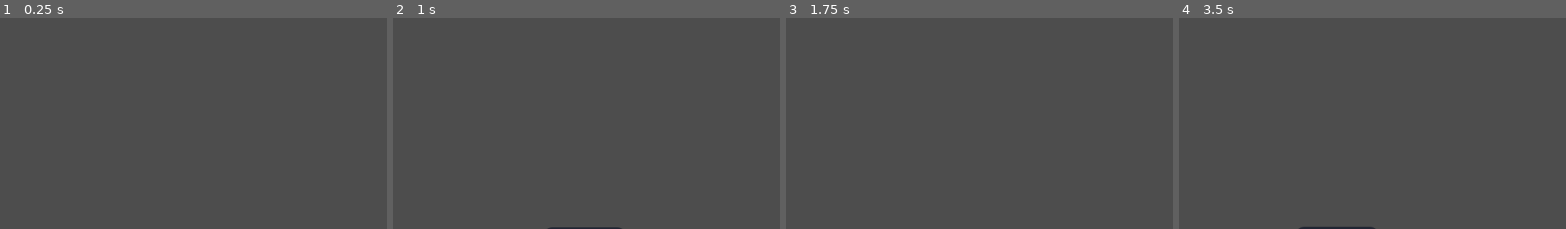
Above: before the commit, frames 1-4 (left to right).
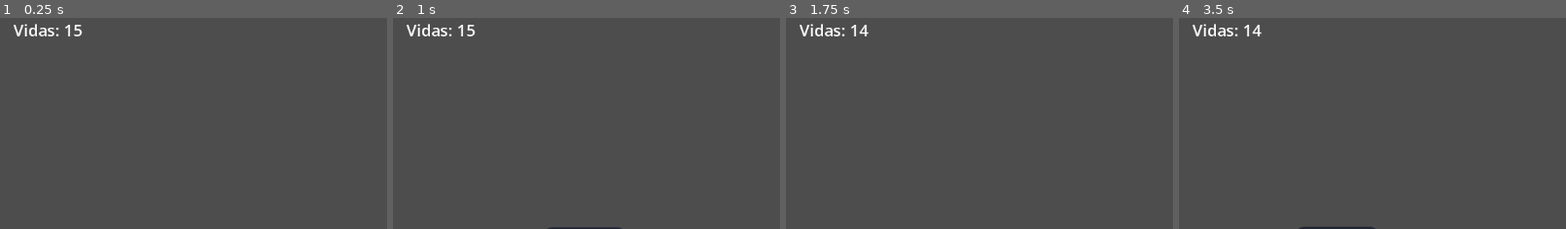
Above: after the commit, the same moments.

Repository: kauemsilva/ECO-Troll
Game: Godot game, scene res://fase_1.tscn
Same seed, same stepped clock (60 frames per second), same inputs: the game is played once before the commit and once after it. The engine's default icon, where the game draws it, is replaced by a stand-in: a white triangle on a blue panel in a dark square.
Inputs:
- Up to frame 1 (0.25 s): no input
- Up to frame 2 (1 s): tap Enter (ui_accept) at 0.5, 0.77 s; hold Right (ui_right) from 0.53 s (still down)
- Up to frame 3 (1.75 s): keep holding Right (ui_right); tap Enter (ui_accept) at 1.52 s
- Up to frame 4 (3.5 s): release Right (ui_right) at 2.03 s; hold Left (ui_left) 2.03-2.78 s; hold Right (ui_right) from 2.78 s (still down); tap Enter (ui_accept) at 3.02 s
The pictures show only the part of the screen within x 0-50%, y 0-50%; the shares and areas given below are measured in that part.

The runs differ from the first frame. In frame 1, 0.4% of the frame differs, in the area x 3-22%, y 2-9%; in frame 2, 0.4%; in frame 3, 0.4%; in frame 4, 0.4%.

Commit message:
Fix: Indentacao correta do HUD via PowerShell

Diff:
--- a/fase_1.tscn
+++ b/fase_1.tscn
@@ -1,13 +1,16 @@
-[gd_scene load_steps=5 format=3 uid="uid://c4fase1"]
+[gd_scene load_steps=6 format=3 uid="uid://c4fase1"]
 
 [ext_resource type="PackedScene" path="res://jogador.tscn" id="1_player"]
 [ext_resource type="PackedScene" path="res://armadilha_espinho.tscn" id="2_trap"]
 [ext_resource type="Texture2D" path="res://icon.svg" id="3_texture"]
+[ext_resource type="PackedScene" path="res://hud.tscn" id="4_hud"]
 
 [sub_resource type="RectangleShape2D" id="RectangleShape2D_4"]
 size = Vector2(1152, 64)
 
 [node name="Fase1" type="Node2D"]
+
+[node name="HUD" parent="." instance=ExtResource("4_hud")]
 
 [node name="Jogador" parent="." instance=ExtResource("1_player")]
 position = Vector2(150, 450)
--- a/global.gd
+++ b/global.gd
@@ -3,9 +3,6 @@
 var vidas_maximas: int = 15
 var vidas_atuais: int = vidas_maximas
 var indestrutivel: bool = false
-
-func _ready():
-    print("Gerenciador Global Iniciado com ", vidas_atuais, " vidas.")
 
 func perder_vida():
     if indestrutivel:
@@ -16,17 +13,14 @@
     else:
         get_tree().reload_current_scene()
 
-func curar_vida():
-    if vidas_atuais < vidas_maximas:
-        vidas_atuais += 1
-
 func ativar_modo_turbo(duracao: float):
     indestrutivel = true
     await get_tree().create_timer(duracao).timeout
     indestrutivel = false
 
 func game_over():
-    print("Mensagem de Derrota: Game Over!")
     vidas_atuais = vidas_maximas
-    # Substitua futuramente por uma cena de Game Over real
     get_tree().change_scene_to_file("res://fase_1.tscn")
+
+func avancar_fase(proxima_fase: String):
+    get_tree().change_scene_to_file(proxima_fase)
--- /dev/null
+++ b/hud.gd
@@ -0,0 +1,4 @@
+extends CanvasLayer
+
+func _process(_delta):
+	$Label.text = "Vidas: " + str(Global.vidas_atuais)
--- /dev/null
+++ b/hud.tscn
@@ -0,0 +1,14 @@
+[gd_scene format=3 uid="uid://c5hud"]
+
+[ext_resource type="Script" uid="uid://cghiyevwscrra" path="res://hud.gd" id="1_script"]
+
+[node name="HUD" type="CanvasLayer" unique_id=1044615193]
+script = ExtResource("1_script")
+
+[node name="Label" type="Label" parent="." unique_id=733236186]
+offset_left = 20.0
+offset_top = 20.0
+offset_right = 150.0
+offset_bottom = 60.0
+theme_override_font_sizes/font_size = 24
+text = "Vidas: 15"
--- /dev/null
+++ b/vitoria.tscn
@@ -0,0 +1,17 @@
+[gd_scene format=3 uid="uid://c6vitoria"]
+
+[node name="Vitoria" type="Node2D"]
+
+[node name="ColorRect" type="ColorRect" parent="."]
+offset_right = 1152.0
+offset_bottom = 648.0
+color = Color(0.117647, 0.341176, 0.14902, 1)
+
+[node name="Label" type="Label" parent="."]
+offset_left = 300.0
+offset_top = 280.0
+offset_right = 852.0
+offset_bottom = 350.0
+theme_override_font_sizes/font_size = 48
+text = "VOCE SE FORMOU EM ECO! (Sucesso)"
+horizontal_alignment = 1
Not shown, added: hud.gd.uid
